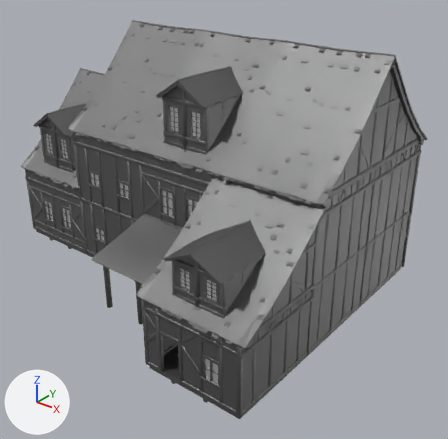
The FBX model Client/Bin/Resources/Models/GroundObjects/House_5/House_5.fbx as it was, and as the next commit left it.
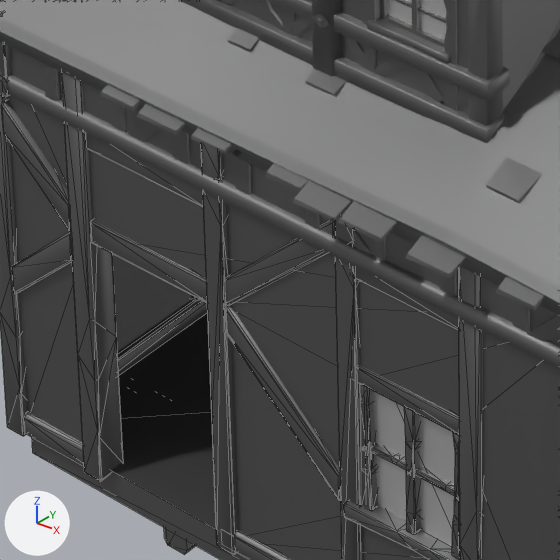
Old and new are each drawn whole from a camera (50 mm lens) standing at (24.8, -25.5, 21.7) and looking at (2.4, 2.6, 4.3) and again close up on the part from 32% to 52% of the width and 67% to 88% of the height. Lighting does not change. The marker at lower left points along +X, +Y and +Z. The older version's two pictures come first. The close-ups show mesh edges as thin lines. Objects named as collision shapes, trigger or cutter boxes, shadow casters or lower levels of detail are left out. Where no turn or scale is listed for an object, it has been applied to the vertices.

The scene before the commit, as lines of its bpy script (objects in view):
```python
ob_staticmesh4 = bpy.data.objects.new('StaticMesh4', me_staticmesh4)
ob_staticmesh4.location = (5.37, -5.95, 0.52)
ob_staticmeshcomponent014 = bpy.data.objects.new('StaticMeshComponent014', me_staticmeshcomponent014_001)
ob_staticmeshcomponent014.location = (8.37, -7.45, 4.02)
ob_staticmeshcomponent014.scale = (0.01, 0.01, 0.0075)
ob_staticmeshcomponent018 = bpy.data.objects.new('StaticMeshComponent018', me_staticmeshcomponent052)
ob_staticmeshcomponent018.location = (8.37, -7.45, 0.52)
ob_staticmeshcomponent018.rotation_euler = (0.0, 0.0, 3.142)  # degrees (0, 0, 180)
ob_staticmeshcomponent018.scale = (0.01, 0.01, 0.01)
# also in view: 'StaticMeshComponent026' at (8.4, -4.4, 0.3)
```
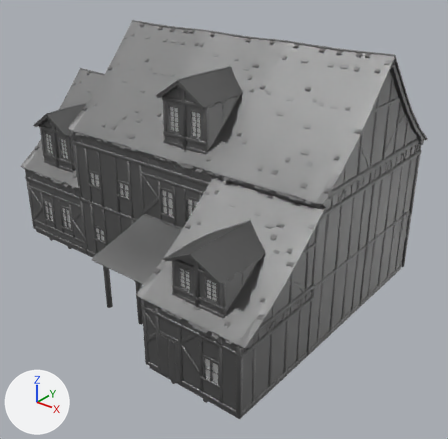
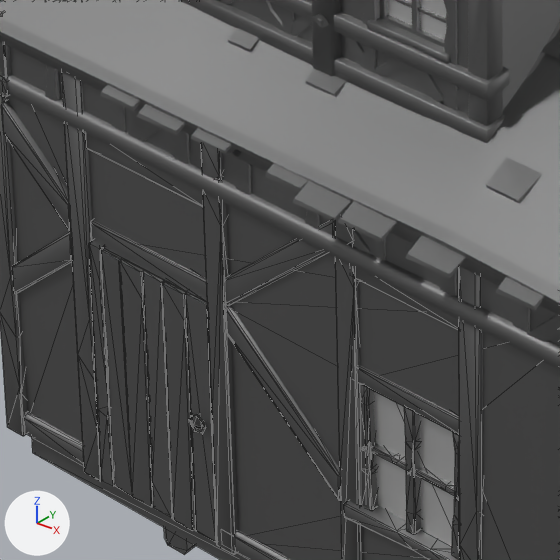
Location of each change, (x1, y1, x2, y2) in pixels of the close-ups (560 x 560 px):
'Door_01_LOD2', added
    after: (89, 241, 217, 543)
'StaticMeshComponent026', unchanged, covered by the edit
    before: (31, 313, 248, 560)
    after: (31, 437, 248, 560)
'StaticMesh4', unchanged, covered by the edit
    before: (112, 254, 208, 376)

The change, as a list of edits to the scene's bpy script:
```text
Add mat_beam_01_006:
    mat_beam_01_006 = principled_material('Beam_01.006')
    mat_beam_01_006.base_color = (0.216, 0.216, 0.216)  # grey #808080
    mat_beam_01_006.metallic = 1.0
    mat_beam_01_006.roughness = 0.553
Add me_door_01_006:
    me_door_01_006.from_pydata(...)  # 193 vertices, 307 faces; spans x -0.01..1.3, y -0.06..0.17, z -0.01..2.42
    me_door_01_006.materials.append(mat_beam_01_006)  # grey #808080
Add ob_door_01_lod2:
    ob_door_01_lod2 = bpy.data.objects.new('Door_01_LOD2', me_door_01_006)
    ob_door_01_lod2.location = (6.31, -7.56, 0.54)
```
